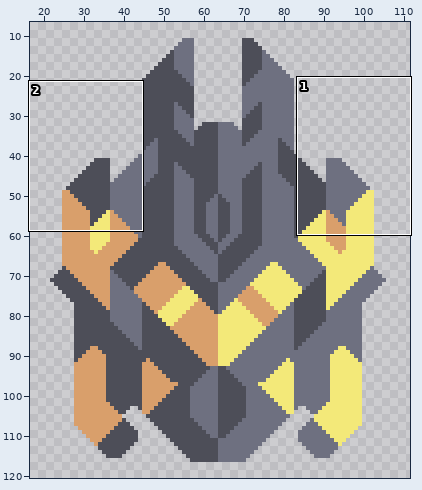
File history of a sprite sheet, sprites/blocks/turrets/corrupted-cyclone.png. The first picture is a wide view before the edit; the outline marks the close-up.
Close-up. Before:
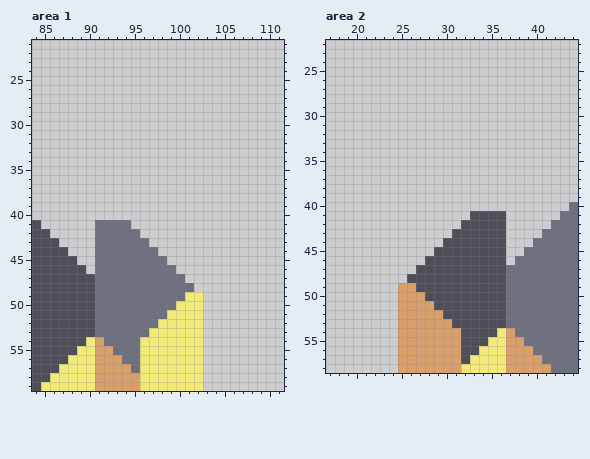
The file is 128x128 pixels. Shown: area 1: x 84..111, y 21..59; area 2: x 17..44, y 22..58. The wide view leaves out empty margins.
New version:
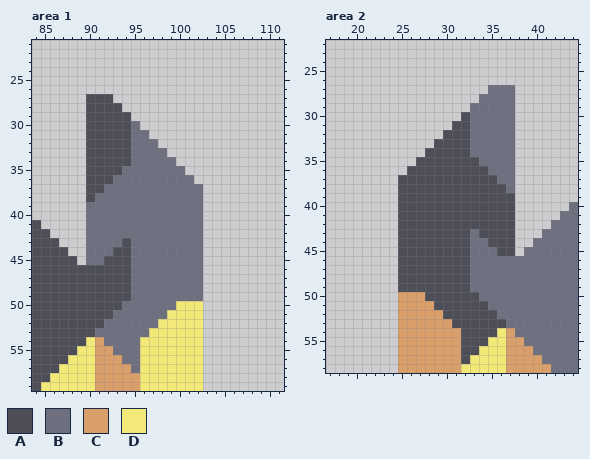
Palette (. is transparent): A #4d4e58  B #6e7080  C #d99f6b  D #f3e979
Diff:
Area 1:
There is now colour A in row 27 at x 90 to 92; in row 28 at x 90 to 93; in rows 29 to 34 at x 90 to 94; in row 35 at x 90 to 93; in row 36 at x 90 to 92; in row 37 at x 90 to 91.
There is now colour A in row 38 at x 90; in row 46 at x 90.
The edit turns colour B into colour A in row 43 at x 94; in row 44 at x 93 to 94; in row 45 at x 92 to 94; in rows 46 to 49 at x 91 to 94; in row 50 at x 91 to 93; in row 51 at x 91 to 92.
The edit turns colour B into colour A in row 52 at x 91.
There is now colour B in row 30 at x 95; in row 31 at x 95 to 96; in row 32 at x 95 to 97; in row 33 at x 95 to 98; in row 34 at x 95 to 99; in row 35 at x 94 to 100.
There is now colour B in row 36 at x 93 to 101; in row 37 at x 92 to 102; in row 38 at x 91 to 102; in rows 39 to 40 at x 90 to 102; in row 41 at x 90 and 95 to 102; in row 42 at x 90 and 96 to 102.
There is now colour B in row 43 at x 90 and 97 to 102; in row 44 at x 90 and 98 to 102; in row 45 at x 90 and 99 to 102; in row 46 at x 100 to 102; in row 47 at x 101 to 102; in row 48 at x 102.
The edit turns colour D into colour B in row 49 at x 101 to 102.
Area 2:
There is now colour A in row 30 at x 32; in row 31 at x 31 to 32; in row 32 at x 30 to 32; in row 33 at x 29 to 32; in row 34 at x 28 to 32; in row 35 at x 27 to 33.
There is now colour A in row 36 at x 26 to 34; in row 37 at x 25 to 35; in row 38 at x 25 to 36; in rows 39 to 40 at x 25 to 37; in row 41 at x 25 to 32 and 37; in row 42 at x 25 to 31 and 37.
There is now colour A in row 43 at x 25 to 30 and 37; in row 44 at x 25 to 29 and 37; in row 45 at x 25 to 28 and 37; in row 46 at x 25 to 27; in row 47 at x 25 to 26; in row 48 at x 25.
The edit turns colour C into colour A in row 49 at x 25 to 26.
There is now colour B in row 27 at x 35 to 37; in row 28 at x 34 to 37; in rows 29 to 34 at x 33 to 37; in row 35 at x 34 to 37; in row 36 at x 35 to 37; in row 37 at x 36 to 37.
There is now colour B in row 38 at x 37; in row 46 at x 37.
The edit turns colour A into colour B in row 43 at x 33; in row 44 at x 33 to 34; in row 45 at x 33 to 35; in rows 46 to 49 at x 33 to 36; in row 50 at x 34 to 36; in row 51 at x 35 to 36.
The edit turns colour A into colour B in row 52 at x 36.
Pixel boxes of the changes (left, top, right, bottom) in both close-ups:
changed: (86, 94, 203, 328)
changed: (398, 85, 515, 319)
